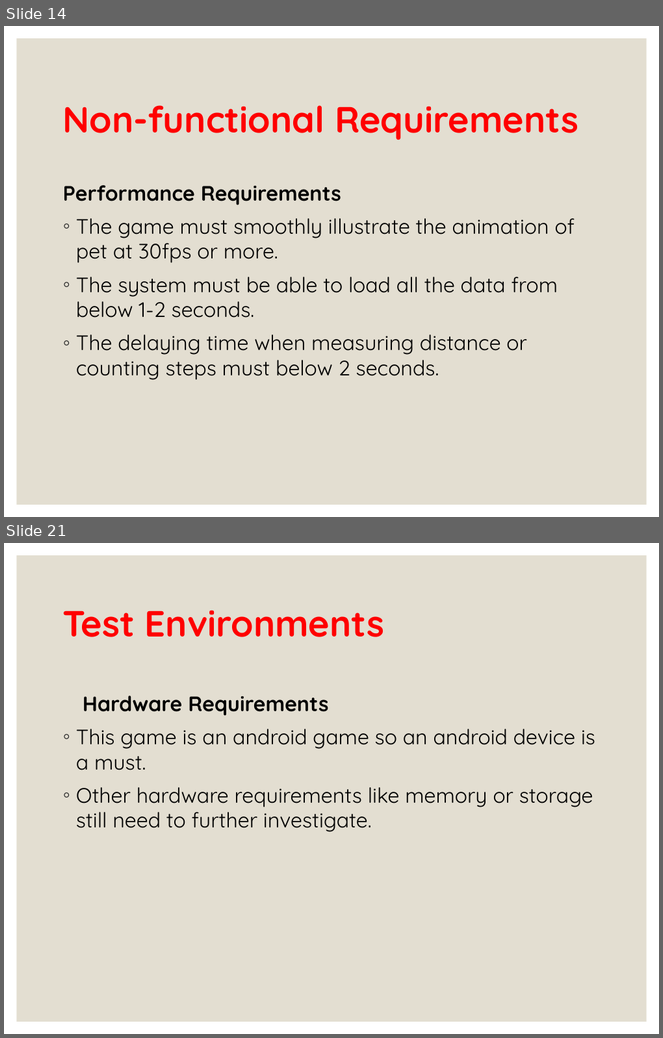
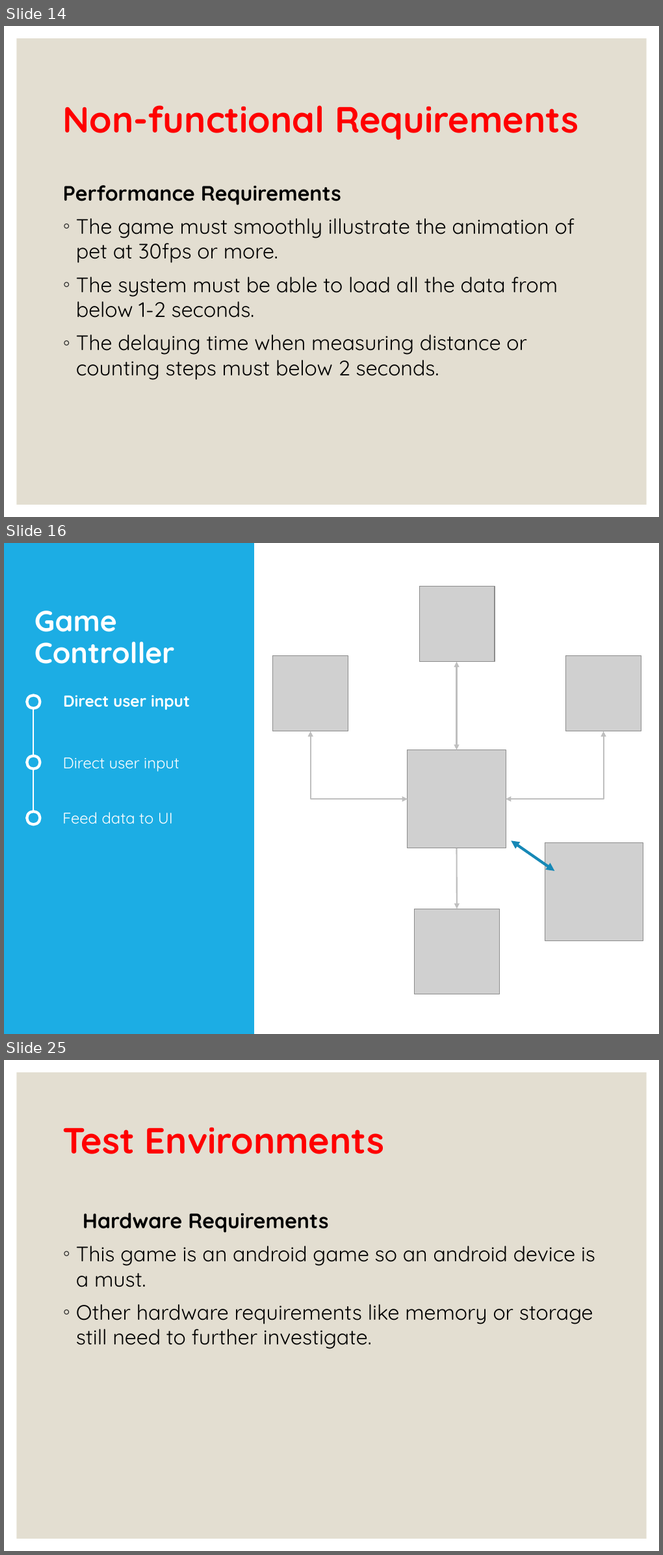
Before and after one commit to ldbach-apcs/cs300-assignment1, a slide deck: doc/D&J.pptx. Shown one above the other, each under a label of ours: slides 14 and 21 before the commit, slides 14, 16 and 25 after it; the slides between them are not shown. The pictures are 663x1038 and 663x1555 pixels, drawn with LibreOffice and Linux fonts; fonts in the diff are those of the drawing; grey boxes stand for pictures. Boxes give left, top, right and bottom in pixels: in the first picture for what was removed or moved away, otherwise in the second. Text is boxed around its words. In the diff, an @@ line names an element or a change of style, - is before the commit and + after.

```diff
--- a/doc/D&J.pptx
+++ b/doc/D&J.pptx
@@ slide 16 added at bbox=[4, 543, 659, 1034], background #FFFFFF; not listed: 1 template element that a slide beside it also shows @@
@@ rectangle added at bbox=[4, 543, 254, 1034], fill #1CADE4 @@
@@ rectangle added at bbox=[254, 543, 659, 1034], fill #FFFFFF @@
@@ picture added at bbox=[419, 587, 495, 661] @@
@@ title added at bbox=[35, 611, 175, 664], 32 pt, text #FFFFFF, bold @@
+Game Controller
@@ picture added at bbox=[272, 656, 348, 731] @@
@@ picture added at bbox=[566, 656, 642, 731] @@
@@ double arrow added from (457, 661) to (457, 750), #BFBFBF 1.5 pt @@
@@ ellipse added at bbox=[27, 696, 40, 709], outline #FFFFFF 3 pt @@
@@ text added at bbox=[63, 695, 190, 710], 17.5 pt, text #FFFFFF, bold @@
+Direct user input
@@ line added from (33, 709) to (33, 756), #FFFFFF 1.5 pt @@
@@ elbow double arrow added from (311, 731) to (408, 799), #BFBFBF 1.5 pt @@
@@ elbow double arrow added from (506, 799) to (603, 731), #BFBFBF 1.5 pt @@
@@ ellipse added at bbox=[27, 756, 40, 769], outline #FFFFFF 3 pt @@
@@ picture added at bbox=[408, 750, 506, 849] @@
@@ line added from (33, 769) to (33, 811), #FFFFFF 1.5 pt @@
@@ text added at bbox=[63, 757, 180, 772], 17 pt, text #FFFFFF @@
+Direct user input
@@ ellipse added at bbox=[27, 811, 40, 824], outline #FFFFFF 3 pt @@
@@ text added at bbox=[62, 812, 173, 824], 17 pt, text #FFFFFF @@
+Feed data to UI
@@ arrow added from (457, 849) to (457, 909), #BFBFBF 1.5 pt @@
@@ double arrow added from (555, 871) to (511, 841), #1688B6 3 pt @@
@@ picture added at bbox=[545, 843, 644, 941] @@
@@ picture added at bbox=[414, 909, 499, 995] @@
@@ what was slide 21 is now slide 25 @@
```
Also in this commit, not shown: 4 slides changed, 10 other slides added, 5 slides removed.
